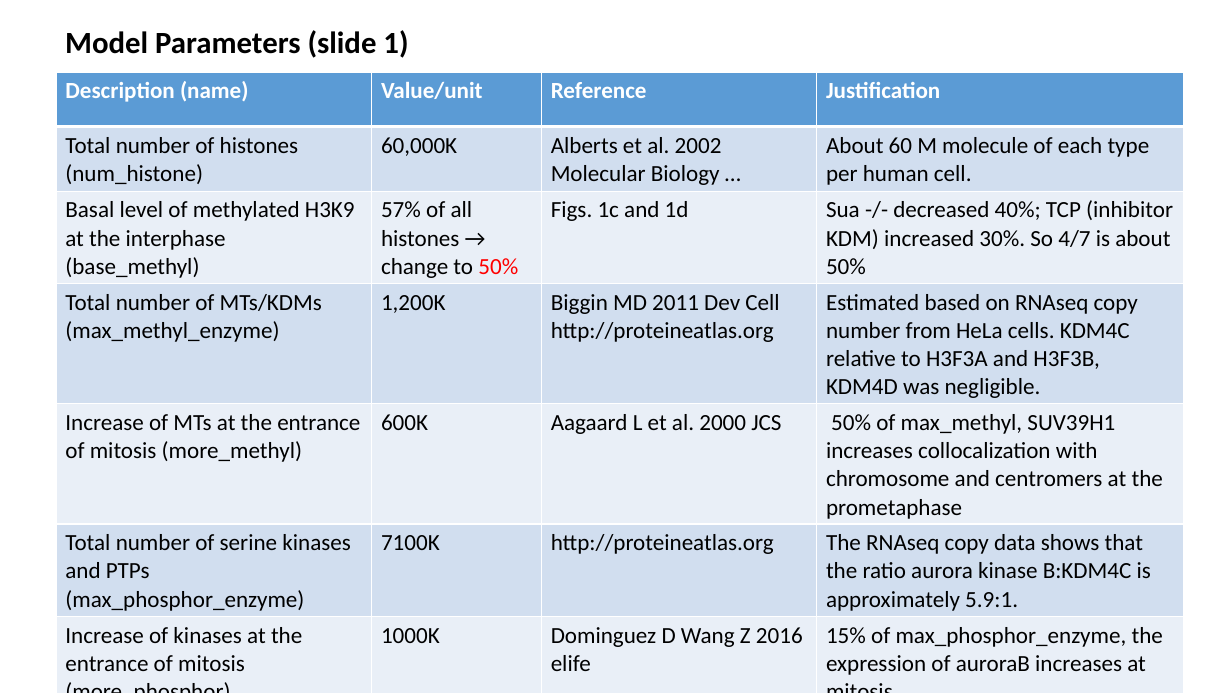
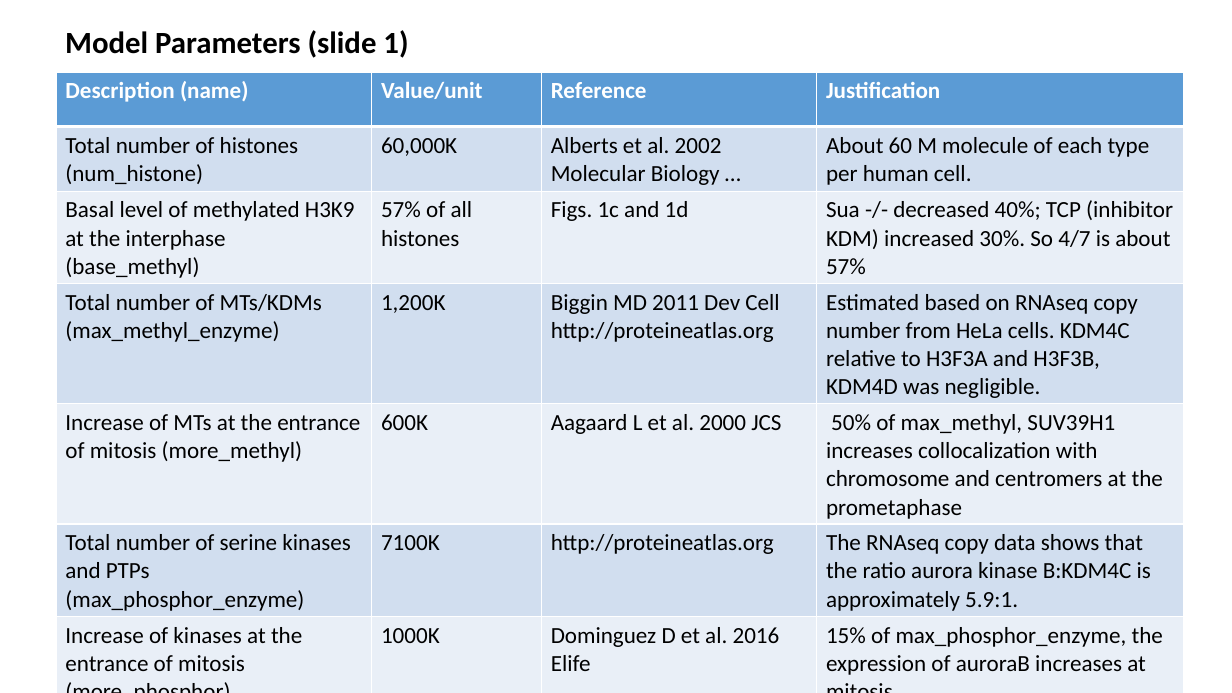
Before and after one commit to lu6007/fluocell, a slide deck: slide 4 of app/model/result_0211_2017.pptx (slide 5 before the commit). Drawn at 1232x693 pixels with LibreOffice and Linux fonts; fonts in the diff are those of the drawing. Boxes give left, top, right and bottom in pixels: in the first picture for what was removed or moved away, otherwise in the second. Text is boxed around its words. In the diff, an @@ line names an element or a change of style, - is before the commit and + after.

```diff
--- a/app/model/result_0211_2017.pptx
+++ b/app/model/result_0211_2017.pptx
@@ table at (x1=56, y1=72, x2=1185, y2=693) @@
-row 3, column 2: 57% of all histones → change to 50%
+row 3, column 2: 57% of all histones
-row 3, column 4: Sua -/- decreased 40%; TCP (inhibitor KDM) increased 30%. So 4/7 is about 50%
+row 3, column 4: Sua -/- decreased 40%; TCP (inhibitor KDM) increased 30%. So 4/7 is about 57%
-row 7, column 3: Dominguez D Wang Z 2016 elife
+row 7, column 3: Dominguez D et al. 2016 Elife
-row 8: Threshold to exist mitosis | 30 min *num_histone | [CDK1 is the master regulator] | 
+row 8: Threshold to exist mitosis | 60 min *num_histone | Santamaria D et al 2007 Nature | Kinase is the master regulator of cell cycle.
```
Also in this commit, not shown: 7 other slides changed, 1 slide added, 8 other files.
